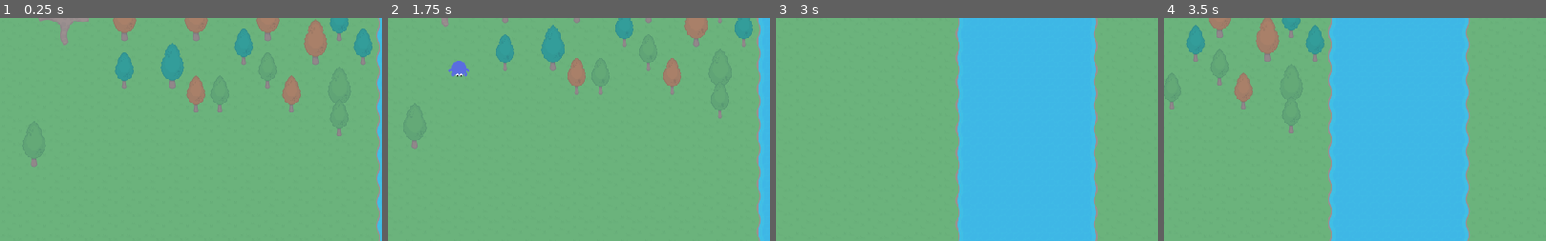
Above: before the commit, frames 1-4 (left to right).
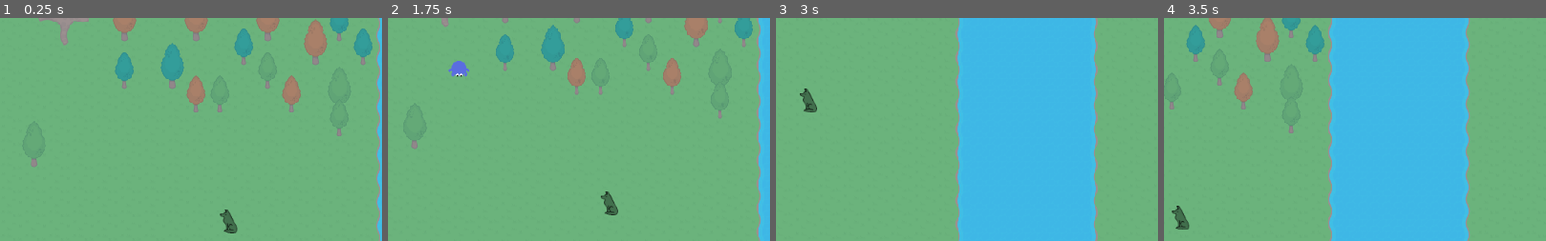
Above: after the commit, the same moments.

Repository: bagedevimo/pxljam19
Game: Godot game, scene res://Game.tscn
Same seed, same stepped clock (60 frames per second), same inputs: the game is played once before the commit and once after it.
Inputs:
- Up to frame 1 (0.25 s): no input
- Up to frame 2 (1.75 s): tap Enter at 0.5 s; hold Right (ui_right) 0.53-1.28 s; tap Space (ui_select) at 0.77, 1.52 s; hold Down (ui_down) from 1.28 s (still down)
- Up to frame 3 (3 s): release Down (ui_down) at 2.03 s; hold Right (ui_right) 2.03-2.78 s; hold Up (ui_up) from 2.78 s (still down)
- Up to frame 4 (3.5 s): keep holding Up (ui_up); tap Space (ui_select) at 3.02 s
The pictures show only the part of the screen within x 42-92%, y 48-98%; the shares and areas given below are measured in that part.

The runs differ from the first frame. In frame 1, 0.3% of the frame differs, in the area x 57-63%, y 85-97%; in frame 2, 0.3%; in frame 3, 0.3%; in frame 4, 0.3%.

Commit message:
Wolf appeared

Diff:
--- a/Game.tscn
+++ b/Game.tscn
@@ -1,10 +1,11 @@
-[gd_scene load_steps=6 format=2]
+[gd_scene load_steps=7 format=2]
 
 [ext_resource path="res://tileset.tres" type="TileSet" id=1]
 [ext_resource path="res://Player.tscn" type="PackedScene" id=2]
 [ext_resource path="res://Barrell.tscn" type="PackedScene" id=3]
 [ext_resource path="res://Tree.tscn" type="PackedScene" id=4]
 [ext_resource path="res://Gate.tscn" type="PackedScene" id=5]
+[ext_resource path="res://Wolf.tscn" type="PackedScene" id=6]
 
 [node name="Game" type="Node2D"]
 __meta__ = {
@@ -61,3 +62,6 @@
 [node name="Gate" parent="." instance=ExtResource( 5 )]
 position = Vector2( 275.616, 201.663 )
 z_index = 10
+
+[node name="Wolf" parent="." instance=ExtResource( 6 )]
+position = Vector2( 731.925, 561.661 )
--- /dev/null
+++ b/Wolf.tscn
@@ -0,0 +1,15 @@
+[gd_scene load_steps=3 format=2]
+
+[ext_resource path="res://wolfie.png" type="Texture" id=1]
+
+[sub_resource type="CapsuleShape2D" id=1]
+
+[node name="Node2D" type="Node2D"]
+
+[node name="Sprite" type="Sprite" parent="."]
+texture = ExtResource( 1 )
+
+[node name="KinematicBody2D" type="KinematicBody2D" parent="Sprite"]
+
+[node name="CollisionShape2D" type="CollisionShape2D" parent="Sprite/KinematicBody2D"]
+shape = SubResource( 1 )
Binary file added: wolfie.png
Not shown, added: wolfie.png.import
